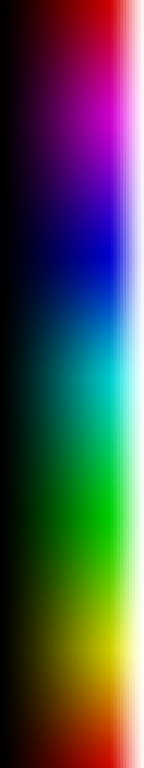
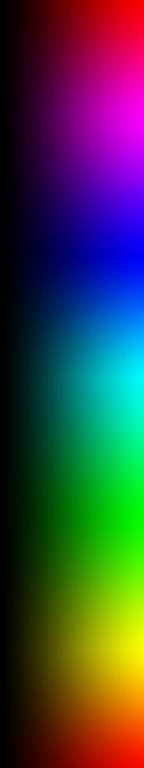
Comparing the layer stacks of the two 144×768 images. Changes:
added layer "Gradient Fill 1" above "Layer 2" over [111, 0, 144, 768]
hid "Layer 2" over [111, 0, 144, 768]
